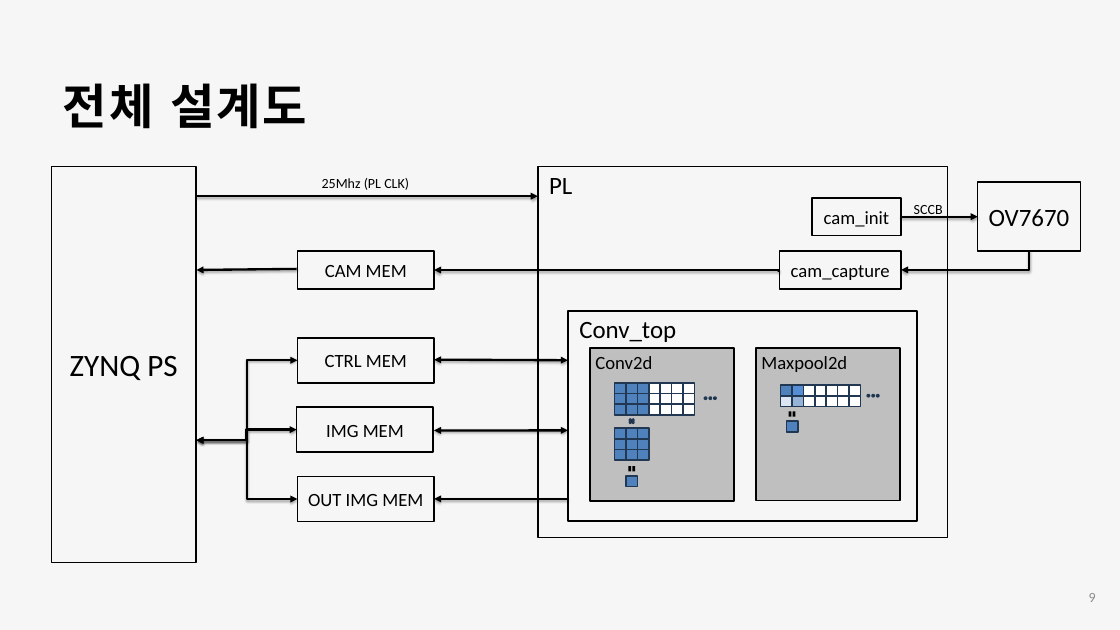
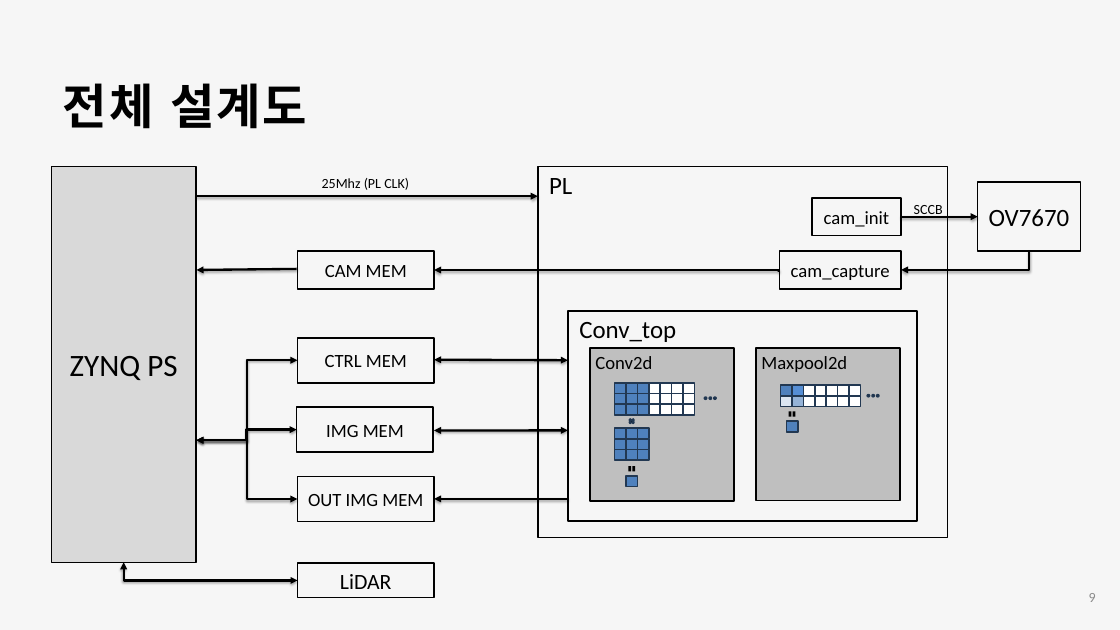
Before and after one commit to Kkumteulyi/2024-CapStone, a slide deck: slide 9 of 캡스톤_(정윤혁,차동근)_1208.pptx. Drawn at 1120x630 pixels with LibreOffice and Linux fonts; fonts in the diff are those of the drawing. Boxes give left, top, right and bottom in pixels: in the first picture for what was removed or moved away, otherwise in the second. Text is boxed around its words. In the diff, an @@ line names an element or a change of style, - is before the commit and + after.

```diff
--- a/캡스톤_(정윤혁,차동근)_1208.pptx
+++ b/캡스톤_(정윤혁,차동근)_1208.pptx
@@ rectangle "ZYNQ PS" at box(52, 167, 196, 563): fill none to #D9D9D9 @@
@@ elbow double arrow added from (124, 562) to (297, 581), #000000 3 pt @@
@@ rectangle added at box(297, 563, 434, 598), outline #000000 2 pt, 28 pt, text #000000 @@
+LiDAR
```
Also in this commit, not shown: 9 other slides changed.
